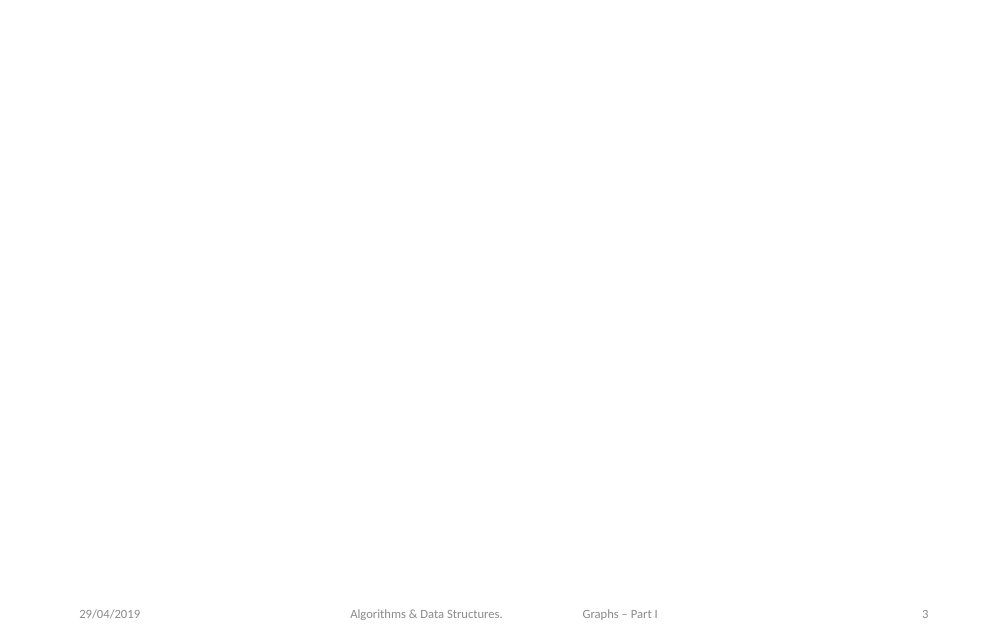
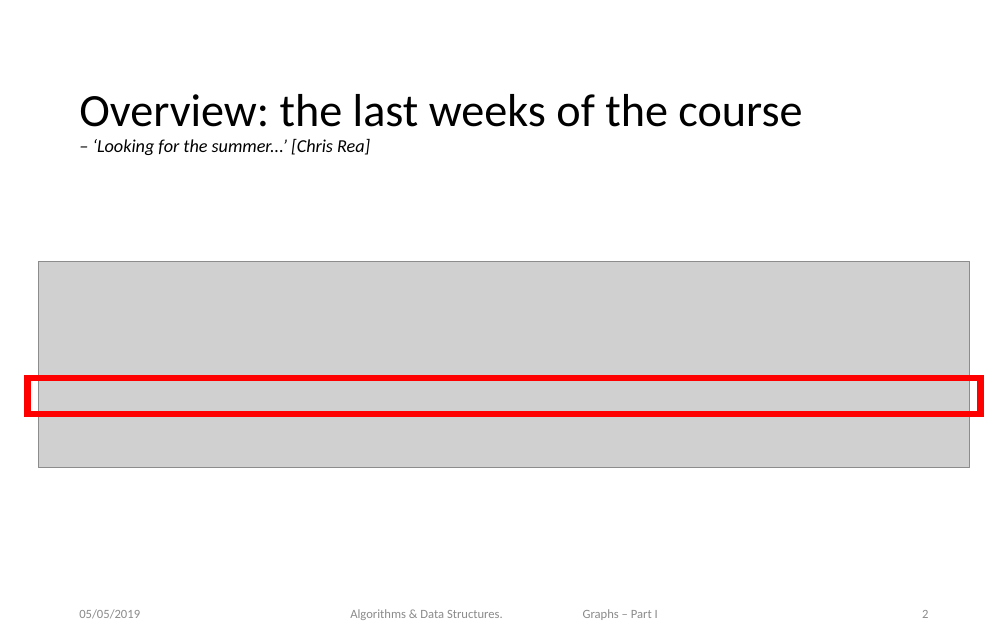
Before and after one commit to datsoftlyngby/soft2019spring-algorithms, a slide deck: slide 2 of Weeklies/Week_20/slides/Workshop3.pptx (slide 3 before the commit). Drawn at 1008x630 pixels with LibreOffice and Linux fonts; fonts in the diff are those of the drawing; grey boxes stand for pictures; background and template pictures are left out. Boxes give left, top, right and bottom in pixels: in the first picture for what was removed or moved away, otherwise in the second. Text is boxed around its words. In the diff, an @@ line names an element or a change of style, - is before the commit and + after.

Commit message:
Major update of weeks remaining.

```diff
--- a/Weeklies/Week_20/slides/Workshop3.pptx
+++ b/Weeklies/Week_20/slides/Workshop3.pptx
@@ title added at (79,94,802,155), 13 pt, text #000000, italic @@
+Overview: the last weeks of the course
+– ‘Looking for the summer...’ [Chris Rea]
@@ picture added at (38,261,970,468) @@
@@ rectangle added at (27,378,980,414), outline #FF0000 4.5 pt @@
@@ text at (79,609,140,619): text changed @@
-29/04/2019
+05/05/2019
```
Also in this commit, not shown: 2 other slides changed, 5 slides added, 8 other files.
